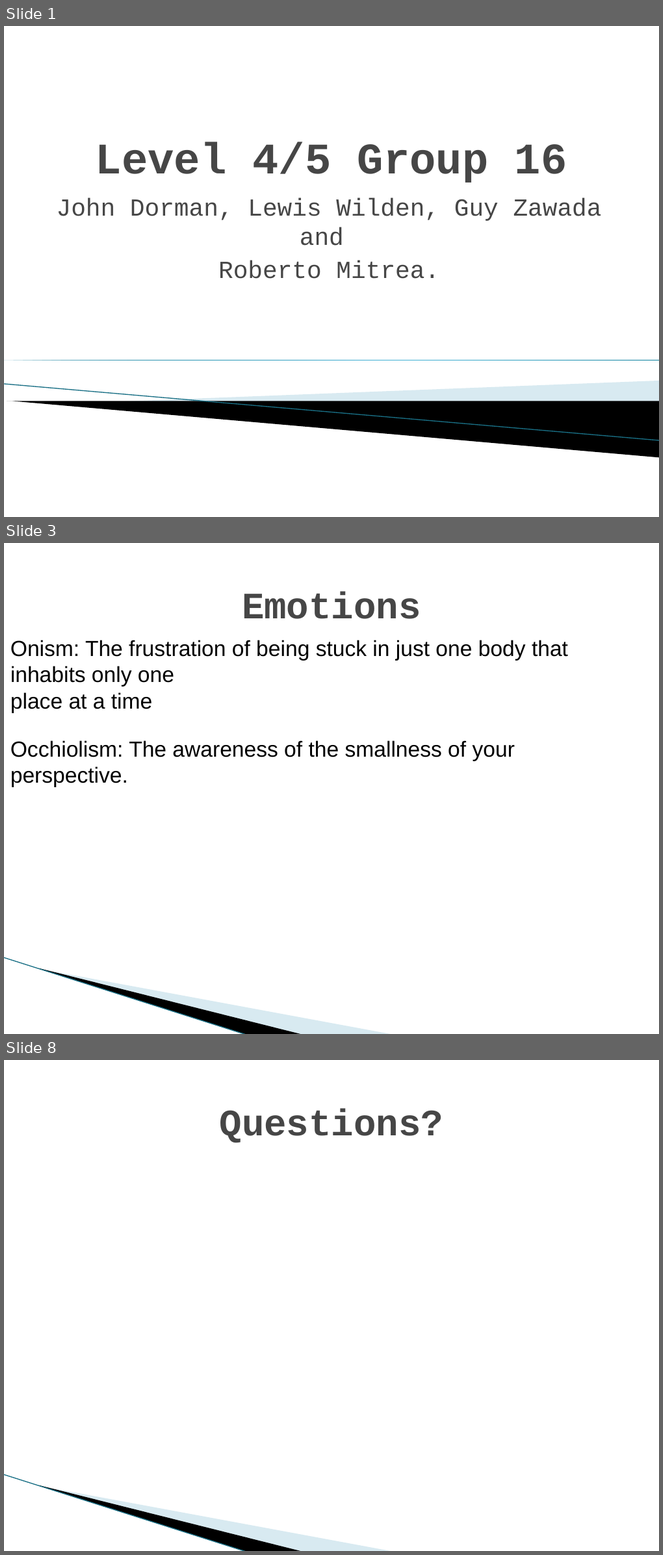
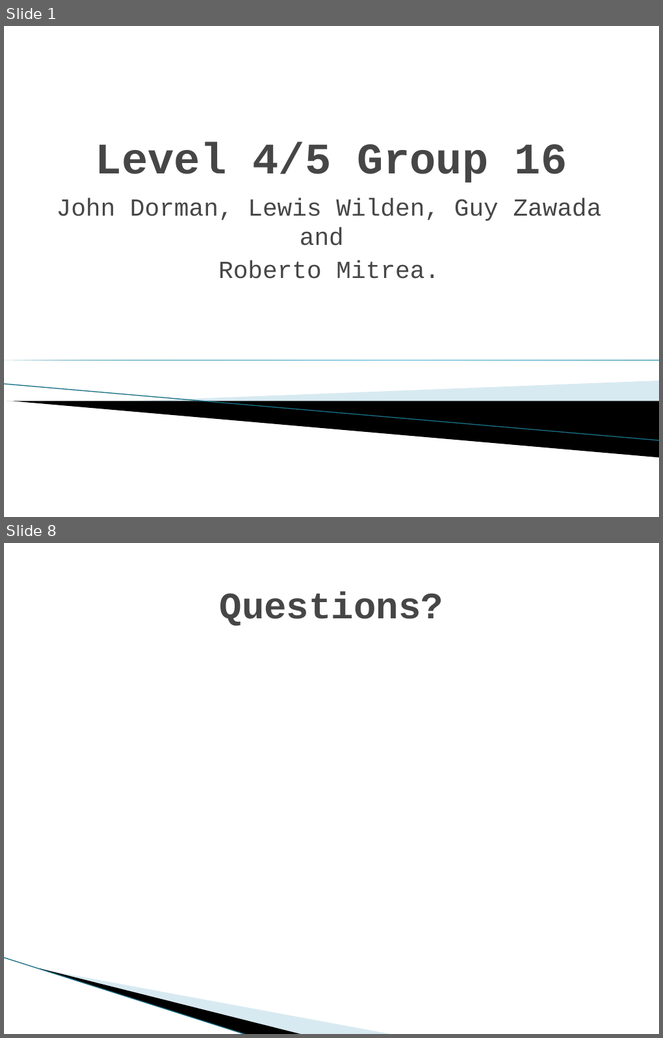
Before and after one commit to UoSGamesGroups/first-semester-l4-5-group-16, a slide deck: Presentations/First Pres.pptx. Shown one above the other, each under a label of ours: slides 1, 3 and 8 before the commit, slides 1 and 8 after it; the slides between them are not shown. The pictures are 663x1555 and 663x1038 pixels, drawn with LibreOffice and Linux fonts; fonts in the diff are those of the drawing; background and template pictures are left out. Boxes give left, top, right and bottom in pixels: in the first picture for what was removed or moved away, otherwise in the second. Text is boxed around its words. In the diff, an @@ line names an element or a change of style, - is before the commit and + after.

```diff
--- a/Presentations/First Pres.pptx
+++ b/Presentations/First Pres.pptx
@@ slide 3 removed at bbox=[4, 543, 659, 1034], background #FFFFFF; not listed: 3 template elements that a slide beside it also shows @@
@@ title removed at bbox=[242, 591, 421, 619] @@
-Emotions
@@ text removed at bbox=[10, 640, 568, 713] @@
-Onism: The frustration of being stuck in just one body that inhabits only one
-place at a time
@@ text removed at bbox=[10, 741, 515, 787] @@
-Occhiolism: The awareness of the smallness of your perspective.
```
Also in this commit, not shown: 3 slides changed, 2 slides added, 1 other slide removed.
